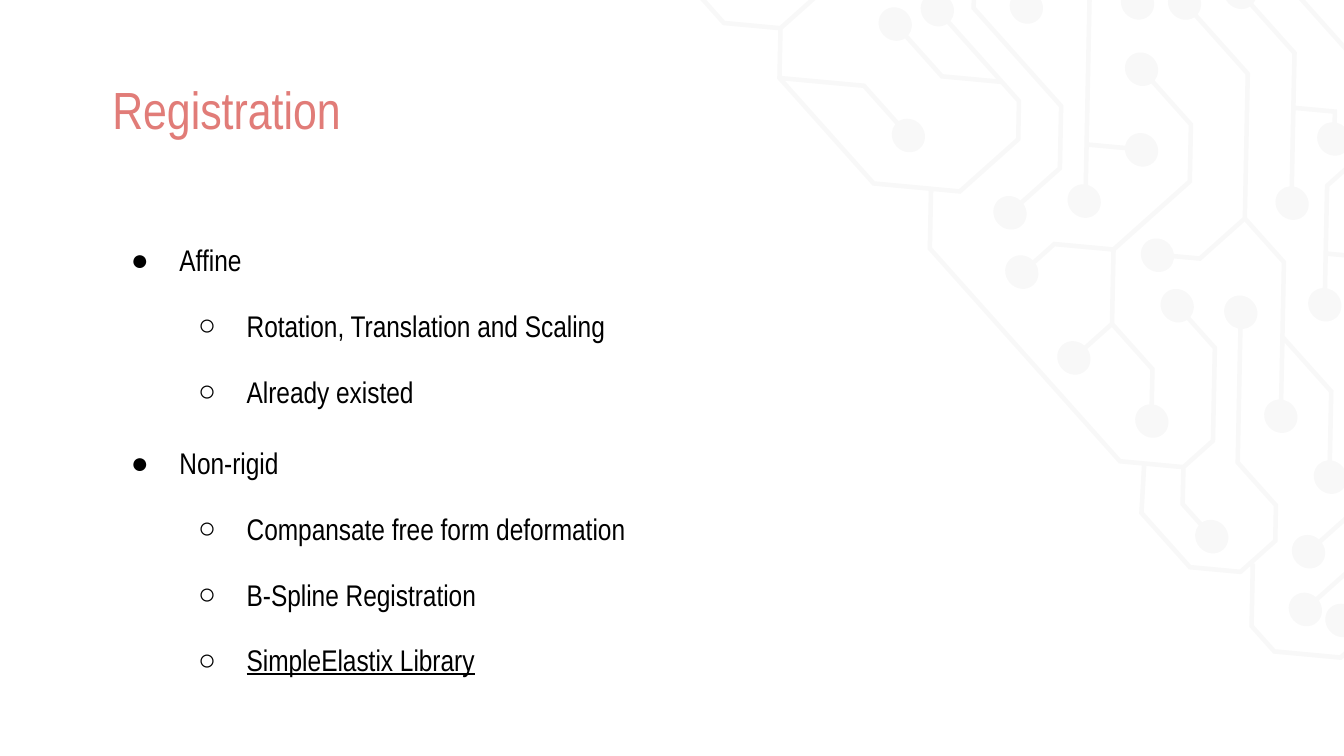
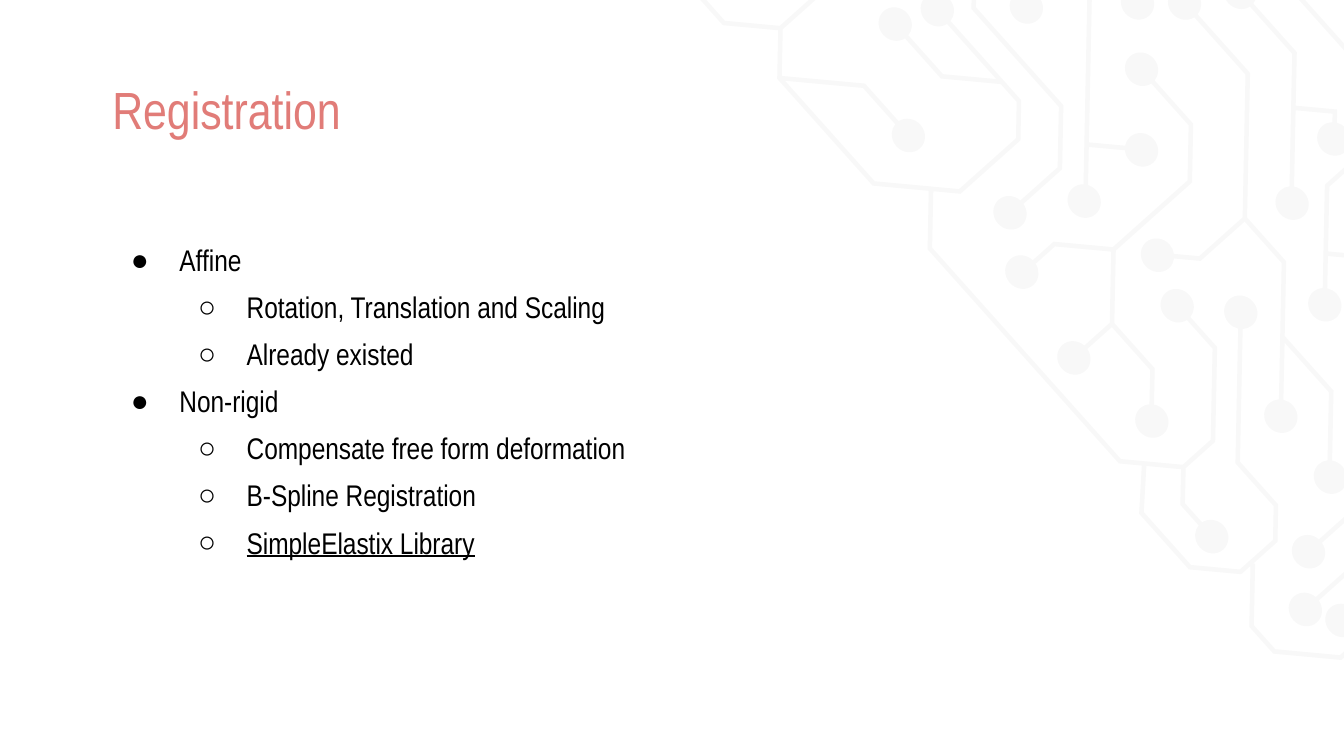
Before and after one commit to uro1012/MIALab, a slide deck: slide 5 of presentation/Presentation_valerioMollet.pptx (slide 6 before the commit). Drawn at 1344x756 pixels with LibreOffice and Linux fonts; fonts in the diff are those of the drawing. Boxes give left, top, right and bottom in pixels: in the first picture for what was removed or moved away, otherwise in the second. Text is boxed around its words. In the diff, an @@ line names an element or a change of style, - is before the commit and + after.

```diff
--- a/presentation/Presentation_valerioMollet.pptx
+++ b/presentation/Presentation_valerioMollet.pptx
@@ text at [179, 249, 605, 560]: more space between paragraphs; less space between paragraphs @@
@@ text at [247, 437, 625, 465]: text changed @@
-  ○ Compansate free form deformation
+  ○ Compensate free form deformation
```
Also in this commit, not shown: 8 other slides changed, 1 other file.
